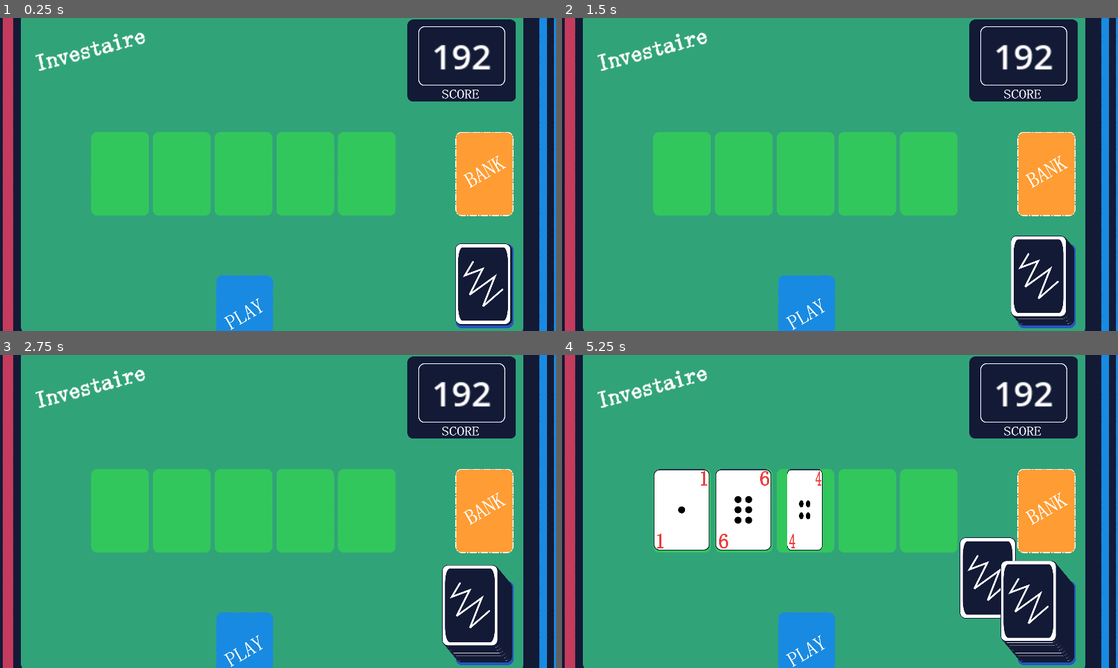
Above: before the commit, frames 1-4 (two rows, left to right).
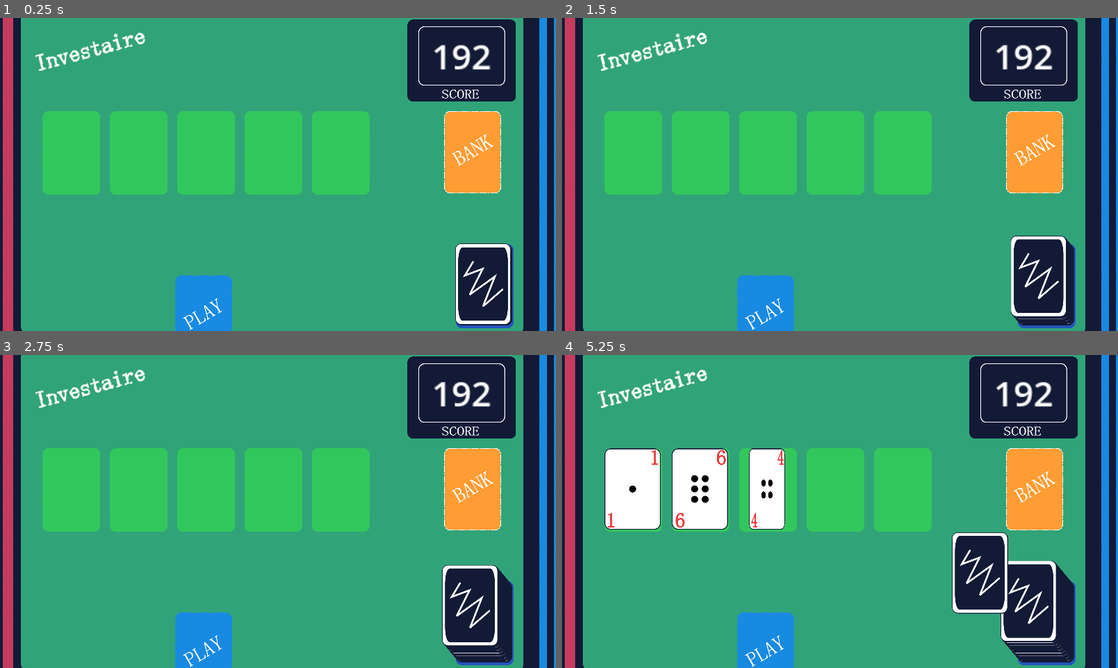
Above: after the commit, the same moments.

Repository: mathew-tran/investaire
Game: Godot game, scene res://Scenes/Game.tscn
Two runs of this game, one before a commit and one after it. Both use one fixed random seed, a clock stepped at 60 frames per second and the inputs below.
Inputs (mouse positions are in pixels of both pictures, inside the frame that each line leads up to):
- Up to frame 1 (0.25 s): no input
- Up to frame 2 (1.5 s): click (1045, 284) at 0.5 s; click (1045, 284) at 1.27 s
- Up to frame 3 (2.75 s): click (483, 617) at 2.02 s
- Up to frame 4 (5.25 s): click (1040, 617) at 2.77 s; click (1040, 614) at 3.52 s; click (678, 508) at 4.27 s; click (634, 489) at 5.02 s

The runs differ from the first frame. In frame 1, 17% of the frame differs, in the area x 7-93%, y 29-100%; in frame 2, 17%; in frame 3, 17%; in frame 4, 21%.

Commit message:
be able to select slots to put cards into

Diff:
--- a/Art/InvestaireExample.svg
+++ b/Art/InvestaireExample.svg
@@ -24,9 +24,9 @@
      inkscape:pagecheckerboard="0"
      inkscape:deskcolor="#d1d1d1"
      inkscape:document-units="mm"
-     inkscape:zoom="0.50709218"
-     inkscape:cx="-341.16085"
-     inkscape:cy="271.15386"
+     inkscape:zoom="1.4342733"
+     inkscape:cx="140.83788"
+     inkscape:cy="18.476256"
      inkscape:window-width="1920"
      inkscape:window-height="1001"
      inkscape:window-x="-7"
@@ -37,6 +37,16 @@
      inkscape:label="Layer 1"
      inkscape:groupmode="layer"
      id="layer1"><rect
+       style="fill:#131a36;fill-opacity:1;stroke:#131a36;stroke-width:0.717728;stroke-linecap:round;stroke-dasharray:none;stroke-dashoffset:0;stroke-opacity:1"
+       id="rect242"
+       width="65.843758"
+       height="49.382816"
+       x="-164.40685"
+       y="129.34727"
+       ry="2.990741"
+       inkscape:export-filename="ScoreBG.png"
+       inkscape:export-xdpi="191.95892"
+       inkscape:export-ydpi="191.95892" /><rect
        style="fill:#32c75c;fill-opacity:1;stroke:#32c75c;stroke-width:0.518677;stroke-linecap:round;stroke-dasharray:1.55603099, 0.518677;stroke-opacity:1;stroke-dashoffset:0"
        id="rect210"
        width="34.828026"
@@ -404,14 +414,14 @@
        inkscape:export-ydpi="191.95892" /><text
        xml:space="preserve"
        style="font-style:normal;font-variant:normal;font-weight:normal;font-stretch:normal;font-size:12.5533px;font-fam …(202 unchanged characters)…
-       x="318.51294"
-       y="18.832756"
+       x="317.98376"
+       y="19.361923"
        id="text30"><tspan
          sodipodi:role="line"
          id="tspan30"
          style="font-style:normal;font-variant:normal;font-weight:normal;font-stretch:normal;font-size:12.5533px;font-f …(183 unchanged characters)…
-         x="318.51294"
-         y="18.832756">7</tspan></text><text
+         x="317.98376"
+         y="19.361923">7</tspan></text><text
        xml:space="preserve"
        style="font-style:normal;font-variant:normal;font-weight:normal;font-stretch:normal;font-size:12.5533px;font-fam …(202 unchanged characters)…
        x="293.49039"
@@ -647,13 +657,13 @@
        inkscape:export-ydpi="191.95892" /><text
        xml:space="preserve"
        style="font-style:normal;font-variant:normal;font-weight:normal;font-stretch:normal;font-size:12.5533px;font-fam …(202 unchanged characters)…
-       x="67.369705"
+       x="66.840538"
        y="18.832756"
        id="text56"><tspan
          sodipodi:role="line"
          id="tspan56"
          style="font-style:normal;font-variant:normal;font-weight:normal;font-stretch:normal;font-size:12.5533px;font-f …(183 unchanged characters)…
-         x="67.369705"
+         x="66.840538"
          y="18.832756">0</tspan></text><text
        xml:space="preserve"
        style="font-style:normal;font-variant:normal;font-weight:normal;font-stretch:normal;font-size:12.5533px;font-fam …(202 unchanged characters)…
@@ -727,7 +737,7 @@
          style="fill:#ffffff;fill-opacity:1;stroke:#ffffff;stroke-width:0.125574;stroke-opacity:1"
          x="-122.949"
          y="70.202621">PLAY</tspan></text><rect
-       style="fill:#31a379;fill-opacity:1;stroke:#ffffff;stroke-width:0.3;stroke-linecap:round;stroke-dasharray:none;stroke-dashoffset:0;stroke-opacity:1"
+       style="fill:#31a379;fill-opacity:1;stroke:none;stroke-width:0.3;stroke-linecap:round;stroke-dasharray:none;stroke-dashoffset:0;stroke-opacity:1"
        id="rect213"
        width="129.86832"
        height="84.119255"
@@ -775,7 +785,7 @@
          style="font-size:7.76111px;fill:#ffffff;fill-opacity:1;stroke:#ffffff;stroke-width:0.125574;stroke-opacity:1"
          x="-143.70239"
          y="79.170403">SCORE</tspan></text><rect
-       style="fill:#ff9c33;fill-opacity:0;stroke:#ffffff;stroke-width:0.518677;stroke-linecap:round;stroke-dasharray:4.14942, 1.03735, 0.518677, 1.03735;stroke-dashoffset:0;stroke-opacity:1"
+       style="fill:#ff9c33;fill-opacity:0;stroke:#ffffff;stroke-width:0.518677;stroke-linecap:round;stroke-dasharray:none;stroke-dashoffset:0;stroke-opacity:1"
        id="rect239"
        width="34.828026"
        height="50.711136"
@@ -785,4 +795,36 @@
        inkscape:export-filename="Cards\ScoredSlot.png"
        inkscape:export-xdpi="191.95892"
        inkscape:export-ydpi="191.95892"
-       transform="rotate(90)" /></g></svg>
+       transform="rotate(90)" /><rect
+       style="fill:#198ae1;fill-opacity:1;stroke:#198ae1;stroke-width:0.3;stroke-linecap:round;stroke-dasharray:4.14941, 1.03735, 0.518676, 1.03735;stroke-dashoffset:0;stroke-opacity:1"
+       id="rect240"
+       width="27.653585"
+       height="104.35315"
+       x="-35.349628"
+       y="147.00751"
+       rx="2.4903722"
+       inkscape:export-filename="BG3.png"
+       inkscape:export-xdpi="191.95892"
+       inkscape:export-ydpi="191.95892" /><rect
+       style="fill:#c43b5d;fill-opacity:1;stroke:#c43b5d;stroke-width:0.3;stroke-linecap:round;stroke-dasharray:4.14941, 1.03735, 0.518676, 1.03735;stroke-dashoffset:0;stroke-opacity:1"
+       id="rect241"
+       width="27.653585"
+       height="104.35315"
+       x="-74.482063"
+       y="147.00751"
+       rx="2.4903722"
+       inkscape:export-filename="BG4.png"
+       inkscape:export-xdpi="191.95892"
+       inkscape:export-ydpi="191.95892" /><circle
+       style="fill:#ed3b3b;fill-opacity:1;stroke:#ed3b3b;stroke-width:1.07742;stroke-linecap:round;stroke-dasharray:0.53871, 0.53871;stroke-dashoffset:0;stroke-opacity:1"
+       id="circle241"
+       cx="56.945278"
+       cy="33.654961"
+       r="1.6005985" /><rect
+       style="fill:#f7e40a;fill-opacity:1;stroke:#131a36;stroke-width:0.818999;stroke-linecap:round;stroke-dasharray:none;stroke-dashoffset:0;stroke-opacity:1"
+       id="rect243"
+       width="31.175777"
+       height="14.757765"
+       x="-8.1167698"
+       y="-44.273289"
+       ry="3.4127326" /></g></svg>
--- a/Prefabs/BankSlot.tscn
+++ b/Prefabs/BankSlot.tscn
@@ -1,6 +1,12 @@
-[gd_scene load_steps=2 format=3 uid="uid://eop62t8g4wrm"]
+[gd_scene load_steps=3 format=3 uid="uid://bqk8vp2wny8xq"]
 
-[ext_resource type="Texture2D" uid="uid://c0adl0m2rjcdq" path="res://Art/Cards/BankSlot.png" id="1_w7fux"]
+[ext_resource type="Texture2D" uid="uid://c0adl0m2rjcdq" path="res://Art/Cards/BankSlot.png" id="1_2sjn1"]
+[ext_resource type="Script" path="res://Scripts/BankSlot.gd" id="2_lfcx2"]
 
 [node name="BankSlot" type="TextureRect"]
-texture = ExtResource("1_w7fux")
+offset_right = 92.4496
+offset_bottom = 134.0
+texture = ExtResource("1_2sjn1")
+expand_mode = 3
+stretch_mode = 5
+script = ExtResource("2_lfcx2")
--- a/Prefabs/BankSlots.tscn
+++ /dev/null
@@ -1,15 +0,0 @@
-[gd_scene load_steps=2 format=3 uid="uid://bqk8vp2wny8xq"]
-
-[ext_resource type="PackedScene" uid="uid://eop62t8g4wrm" path="res://Prefabs/BankSlot.tscn" id="1_j8qc7"]
-
-[node name="BankSlots" type="HBoxContainer"]
-offset_left = -64.0
-offset_top = -186.0
-offset_right = 745.0
-offset_bottom = 201.0
-scale = Vector2(0.5, 0.5)
-theme_override_constants/separation = 12
-metadata/_edit_group_ = true
-
-[node name="BankSlot" parent="." instance=ExtResource("1_j8qc7")]
-layout_mode = 2
--- a/Prefabs/Card.tscn
+++ b/Prefabs/Card.tscn
@@ -82,8 +82,48 @@
 "values": [Vector2(1, 1)]
 }
 
+[sub_resource type="Animation" id="Animation_tbp2j"]
+resource_name = "FlipBack"
+tracks/0/type = "value"
+tracks/0/imported = false
+tracks/0/enabled = true
+tracks/0/path = NodePath("Back:visible")
+tracks/0/interp = 1
+tracks/0/loop_wrap = true
+tracks/0/keys = {
+"times": PackedFloat32Array(0, 0.5),
+"transitions": PackedFloat32Array(1, 1),
+"update": 1,
+"values": [false, true]
+}
+tracks/1/type = "value"
+tracks/1/imported = false
+tracks/1/enabled = true
+tracks/1/path = NodePath("Front:visible")
+tracks/1/interp = 1
+tracks/1/loop_wrap = true
+tracks/1/keys = {
+"times": PackedFloat32Array(0, 0.566667),
+"transitions": PackedFloat32Array(1, 1),
+"update": 1,
+"values": [true, false]
+}
+tracks/2/type = "value"
+tracks/2/imported = false
+tracks/2/enabled = true
+tracks/2/path = NodePath(".:scale")
+tracks/2/interp = 2
+tracks/2/loop_wrap = true
+tracks/2/keys = {
+"times": PackedFloat32Array(0, 0.566667, 1),
+"transitions": PackedFloat32Array(1, 1, 1),
+"update": 0,
+"values": [Vector2(1, 1), Vector2(1e-05, 1), Vector2(1, 1)]
+}
+
 [sub_resource type="AnimationLibrary" id="AnimationLibrary_ymb0o"]
 _data = {
+"FlipBack": SubResource("Animation_tbp2j"),
 "FlipFront": SubResource("Animation_hbep6"),
 "RESET": SubResource("Animation_xqb8e")
 }
--- a/Prefabs/InvestSlot.tscn
+++ b/Prefabs/InvestSlot.tscn
@@ -4,8 +4,31 @@
 [ext_resource type="Script" path="res://Scripts/InvestSlot.gd" id="2_8133v"]
 
 [node name="InvestSlot" type="TextureRect"]
-custom_minimum_size = Vector2(50, 50)
+custom_minimum_size = Vector2(135, 193)
 texture = ExtResource("1_lqsov")
 expand_mode = 3
 stretch_mode = 5
 script = ExtResource("2_8133v")
+
+[node name="Cards" type="Control" parent="."]
+anchors_preset = 0
+offset_right = 40.0
+offset_bottom = 40.0
+
+[node name="Button" type="Button" parent="."]
+visible = false
+custom_minimum_size = Vector2(155, 220)
+layout_mode = 1
+anchors_preset = 8
+anchor_left = 0.5
+anchor_top = 0.5
+anchor_right = 0.5
+anchor_bottom = 0.5
+offset_left = -77.5
+offset_top = -110.0
+offset_right = 77.5
+offset_bottom = 110.0
+grow_horizontal = 2
+grow_vertical = 2
+
+[connection signal="button_up" from="Button" to="." method="_on_button_button_up"]
--- a/Prefabs/InvestSlots.tscn
+++ b/Prefabs/InvestSlots.tscn
@@ -4,11 +4,12 @@
 [ext_resource type="Script" path="res://Scripts/InvestSlots.gd" id="1_s1byf"]
 
 [node name="InvestSlots" type="HBoxContainer"]
+custom_minimum_size = Vector2(745, 193)
 offset_left = 303.0
 offset_top = 208.0
-offset_right = 1654.0
-offset_bottom = 595.0
-theme_override_constants/separation = 9
+offset_right = 1718.0
+offset_bottom = 401.0
+theme_override_constants/separation = 20
 script = ExtResource("1_s1byf")
 
 [node name="InvestSlot" parent="." instance=ExtResource("1_kwndk")]
--- a/Scenes/Game.tscn
+++ b/Scenes/Game.tscn
@@ -1,6 +1,6 @@
 [gd_scene load_steps=14 format=3 uid="uid://cg224uu0mwtht"]
 
-[ext_resource type="PackedScene" uid="uid://bqk8vp2wny8xq" path="res://Prefabs/BankSlots.tscn" id="1_48mkt"]
+[ext_resource type="PackedScene" uid="uid://bqk8vp2wny8xq" path="res://Prefabs/BankSlot.tscn" id="1_48mkt"]
 [ext_resource type="PackedScene" uid="uid://cwv3t38xas85y" path="res://Prefabs/Deck.tscn" id="1_tu6hs"]
 [ext_resource type="Script" path="res://Scripts/Game.gd" id="1_v4ve5"]
 [ext_resource type="Texture2D" uid="uid://3b07akved7bo" path="res://Art/BG.png" id="2_154ev"]
@@ -14,7 +14,7 @@
 [ext_resource type="Texture2D" uid="uid://3n1f4pf7dr3j" path="res://Art/BG3.png" id="6_20m51"]
 [ext_resource type="Texture2D" uid="uid://belnqdl5gg2nx" path="res://Art/BG4.png" id="6_hod4n"]
 
-[node name="Game" type="Node2D"]
+[node name="Game" type="Node2D" groups=["Game"]]
 position = Vector2(91, 204)
 script = ExtResource("1_v4ve5")
 
@@ -196,38 +196,41 @@
 stretch_mode = 4
 metadata/_edit_lock_ = true
 
-[node name="BankSlots" parent="." instance=ExtResource("1_48mkt")]
-offset_left = 819.0
-offset_top = 59.0
-offset_right = 1644.0
-offset_bottom = 446.0
+[node name="BankSlot" parent="." instance=ExtResource("1_48mkt")]
+offset_left = 928.0
+offset_top = 11.0
+offset_right = 1068.0
+offset_bottom = 201.0
+
+[node name="InvestSlots" parent="." instance=ExtResource("2_y6qob")]
+offset_left = 7.0
+offset_top = 11.0
+offset_right = 762.0
+offset_bottom = 204.0
 alignment = 1
 
-[node name="InvestSlots" parent="." instance=ExtResource("2_y6qob")]
-show_behind_parent = true
-offset_left = 102.0
-offset_top = 59.0
-offset_right = 839.0
-offset_bottom = 252.0
-alignment = 1
+[node name="Deck" parent="." instance=ExtResource("1_tu6hs")]
+offset_left = 959.0
+offset_top = 317.0
+offset_right = 959.0
+offset_bottom = 317.0
+
+[node name="Camera2D" type="Camera2D" parent="."]
+position = Vector2(550, 157)
+zoom = Vector2(1.5, 1.5)
+
+[node name="DeadCard" type="Control" parent="." groups=["DeadCard"]]
+layout_mode = 3
+anchors_preset = 0
+offset_right = 40.0
+offset_bottom = 40.0
 
 [node name="PlaySlot" type="TextureRect" parent="."]
-show_behind_parent = true
-offset_left = 404.0
+offset_left = 309.0
 offset_top = 389.0
-offset_right = 542.619
+offset_right = 449.0
 offset_bottom = 579.0
 pivot_offset = Vector2(-10, -10)
 texture = ExtResource("3_glwnt")
 expand_mode = 3
 stretch_mode = 5
-
-[node name="Deck" parent="." instance=ExtResource("1_tu6hs")]
-offset_left = 959.0
-offset_top = 317.0
-offset_right = 959.0
-offset_bottom = 317.0
-
-[node name="Camera2D" type="Camera2D" parent="."]
-position = Vector2(550, 157)
-zoom = Vector2(1.5, 1.5)
--- /dev/null
+++ b/Scripts/Autoload/Finder.gd
@@ -0,0 +1,13 @@
+extends Node
+
+func GetGame() -> Game:
+	var result = get_tree().get_nodes_in_group("Game")
+	if result:
+		return result[0]
+	return null
+
+func GetDeadCardGroup():
+	var result = get_tree().get_nodes_in_group("DeadCard")
+	if result:
+		return result[0]
+	return null
--- /dev/null
+++ b/Scripts/BankSlot.gd
@@ -0,0 +1,7 @@
+extends TextureRect
+
+class_name BankSlot
+
+func TakeCard(card : Card):
+	card.reparent(self)
+	await card.Move(global_position, .2)
--- a/Scripts/Card.gd
+++ b/Scripts/Card.gd
@@ -6,6 +6,11 @@
 
 signal MoveComplete
 
+enum CARD_POSITION {
+	TOP,
+	MIDDLE,
+	BOTTOM
+}
 func _ready():
 	Create()
 
@@ -16,8 +21,25 @@
 func Flip():
 	$AnimationPlayer.play("FlipFront")
 
+func ReverseFlip():
+	$AnimationPlayer.play("FlipBack", -1, 4.8)
+
+
+
 func Move(newPosition, speed = .1):
+	var oldParent = get_parent()
+	reparent(Finder.GetDeadCardGroup())
 	var tween = get_tree().create_tween()
 	tween.tween_property(self, "global_position", newPosition, speed)
 	await tween.finished
 	MoveComplete.emit()
+	reparent(oldParent)
+
+func GetAllowableNumbers(cardPosition: CARD_POSITION):
+	var allowedNumbers = []
+	allowedNumbers.append(Rank)
+	if Rank < 9 and (cardPosition == CARD_POSITION.TOP or cardPosition == CARD_POSITION.MIDDLE):
+		allowedNumbers.append(Rank + 1)
+	if Rank >= 1 and (cardPosition == CARD_POSITION.BOTTOM or cardPosition == CARD_POSITION.MIDDLE):
+		allowedNumbers.append(Rank - 1)
+	return allowedNumbers
--- a/Scripts/Deck.gd
+++ b/Scripts/Deck.gd
@@ -13,6 +13,7 @@
 			data.append(x)
 	data.shuffle()
 
+	var index = 100
 	var cardOffset = Vector2.ZERO
 	for card in data:
 		var instance = load("res://Prefabs/Card.tscn").instantiate()
@@ -30,3 +31,6 @@
 	await newCard.Move(newContainer.global_position, .2)
 	newCard.Flip()
 	return newCard
+
+func IsEmpty():
+	return len($Cards.get_children()) == 0
--- a/Scripts/Game.gd
+++ b/Scripts/Game.gd
@@ -2,20 +2,49 @@
 
 class_name Game
 
+enum GAME_STATE {
+	START,
+	POPULATE,
+	DRAW,
+	CHECK_HAND,
+	PLAYER_TURN,
+	GAME_END
+}
+
+var GameState = GAME_STATE.START
+
+signal CardMoved
+
 func _ready():
 	await $Deck.CreateDeck()
 	print("ready")
-	await PopulateInvestSlots()
-	await PopulatePlaySlot()
 
 
+	while $Deck.IsEmpty() == false:
+		await PopulateInvestSlots()
+		await PopulatePlaySlot()
+		await $InvestSlots.UpdateSlots(GetPlayCard())
+		if $InvestSlots.AreAnySlotsActive() == false:
+			$BankSlot.TakeCard(GetPlayCard())
+		else:
+			await CardMoved
+
+	print("update")
+
+func GetPlayCard():
+	return $PlaySlot.get_child(0)
 
 func PopulateInvestSlots():
 	while $InvestSlots.AreSlotsVacant():
 		await get_tree().create_timer(.2).timeout
 		var slot = $InvestSlots.GetNextVacantSlot()
-		await $Deck.DrawCard(slot)
+		await $Deck.DrawCard(slot.GetHolder())
 
 func PopulatePlaySlot():
 	await get_tree().create_timer(.3).timeout
 	await $Deck.DrawCard($PlaySlot)
+
+func OnSlotPressed(slot):
+	$InvestSlots.DisableSlots()
+	await slot.TakeCard(GetPlayCard())
+	CardMoved.emit()
--- a/Scripts/InvestSlot.gd
+++ b/Scripts/InvestSlot.gd
@@ -2,8 +2,96 @@
 
 class_name InvestSlot
 
+var bActivated = false
+
+@onready var CardHolder = $Cards
+
+var MaxCardAmount = 4
+
 func IsEmpty():
-	return get_child_count() == 0
+	return CardHolder.get_child_count() == 0
 
-func TakeCard(card):
-	card.reparent(self)
+func TakeCard(card : Card):
+	var bMoveToTop = false
+	card.reparent(CardHolder)
+	await get_tree().process_frame
+	if len(CardHolder.get_children()) == 1:
+		if card.Rank > CardHolder.get_child(0).Rank:
+			bMoveToTop = true
+
+
+	elif len(CardHolder.get_children()) > 1:
+		if card.Rank in CardHolder.get_child(0).GetAllowableNumbers(Card.CARD_POSITION.TOP):
+			if card.Rank >= CardHolder.get_child(0).Rank:
+				bMoveToTop = true
+
+
+	if bMoveToTop:
+		CardHolder.move_child(card, 0)
+	else:
+		CardHolder.move_child(card, -1)
+
+	await get_tree().process_frame
+
+	await RepositionCards()
+	if CardHolder.get_child_count() == 4:
+		await get_tree().create_timer(1).timeout
+		var deadCards = []
+		for deadcard in CardHolder.get_children():
+			deadCards.append(deadcard)
+		deadCards.reverse()
+
+		for children in deadCards:
+			children.reparent(Finder.GetDeadCardGroup())
+			children.ReverseFlip()
+			await get_tree().create_timer(.8).timeout
+			await children.Move(Vector2(2500, 0), .2)
+			children.queue_free()
+	await get_tree().process_frame
+
+func RepositionCards():
+	if CardHolder.get_child_count() < 2:
+		return
+	var cardOffset = Vector2.ZERO
+	var cards = CardHolder.get_children()
+	for card in cards:
+		if card.global_position != CardHolder.global_position + cardOffset:
+			await card.Move(CardHolder.global_position + cardOffset, .2)
+		card.z_index = 0
+		cardOffset.y += 35
+		cardOffset.x -= 2.5
+	pass
+
+func CanActivate(card : Card):
+	var allowedNumbers = []
+
+	if CardHolder.get_child_count() == 0:
+		return false
+
+	if CardHolder.get_child_count() == 1:
+		for number in CardHolder.get_child(0).GetAllowableNumbers(Card.CARD_POSITION.MIDDLE):
+			allowedNumbers.append(number)
+	else:
+		for number in CardHolder.get_child(0).GetAllowableNumbers(Card.CARD_POSITION.TOP):
+			allowedNumbers.append(number)
+		for number in CardHolder.get_child(get_child_count() -1).GetAllowableNumbers(Card.CARD_POSITION.BOTTOM):
+			allowedNumbers.append(number)
+
+	if card.Rank in allowedNumbers:
+		return true
+
+	return false
+
+func GetHolder():
+	return CardHolder
+
+func IsActive():
+	return bActivated
+
+func SetActivated(bActive):
+	bActivated = bActive
+	$Button.visible = bActive
+
+
+func _on_button_button_up():
+	Finder.GetGame().OnSlotPressed(self)
--- a/Scripts/InvestSlots.gd
+++ b/Scripts/InvestSlots.gd
@@ -2,9 +2,12 @@
 
 class_name InvestSlots
 
+signal FinishInvestSlotUpdate
+
 func AreSlotsVacant():
 	for slot in get_children():
 		if slot.IsEmpty():
+			print(slot.name + " is empty")
 			return true
 	return false
 
@@ -13,3 +16,21 @@
 		if slot.IsEmpty():
 			return slot
 	return null
+
+func UpdateSlots(playCard : Card):
+	for slot in get_children():
+		if slot.CanActivate(playCard):
+			slot.SetActivated(true)
+		else:
+			slot.SetActivated(false)
+	FinishInvestSlotUpdate.emit()
+
+func DisableSlots():
+	for slot in get_children():
+		slot.SetActivated(false)
+
+func AreAnySlotsActive():
+	for slot in get_children():
+		if slot.IsActive():
+			return true
+	return false
--- a/project.godot
+++ b/project.godot
@@ -15,6 +15,10 @@
 config/features=PackedStringArray("4.3", "Forward Plus")
 config/icon="res://icon.svg"
 
+[autoload]
+
+Finder="*res://Scripts/Autoload/Finder.gd"
+
 [display]
 
 window/size/viewport_width=1920
Not shown: 1 places in Prefabs/Card.tscn that only renumber resources
